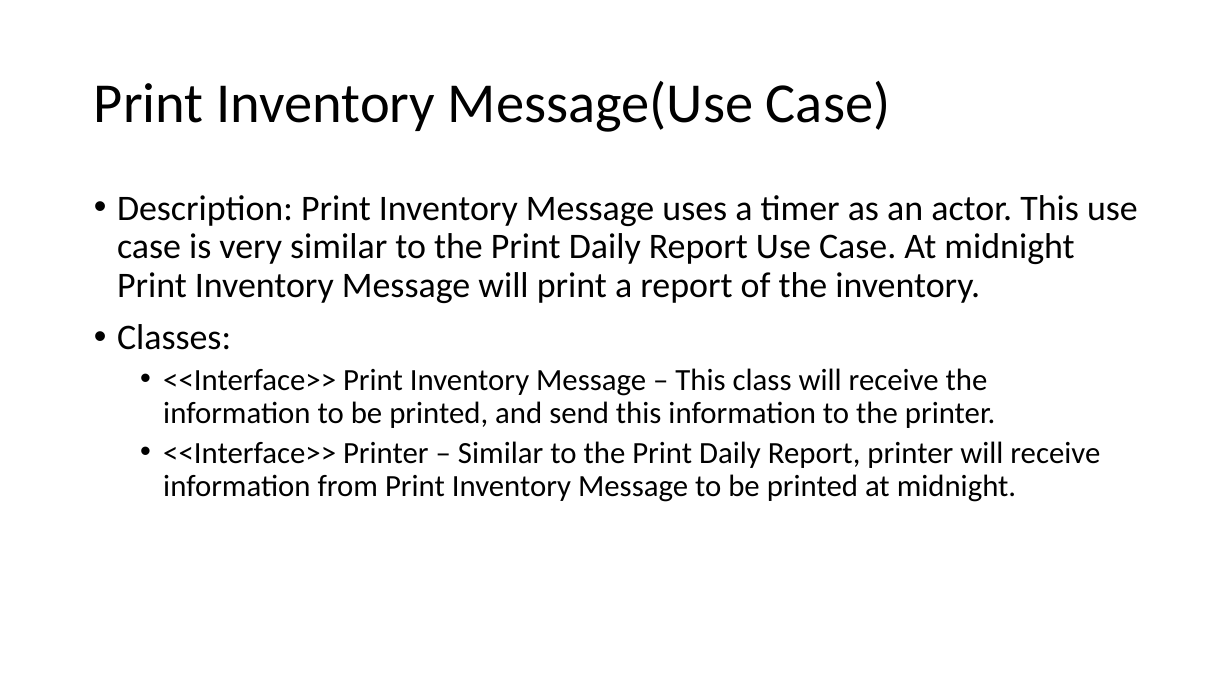
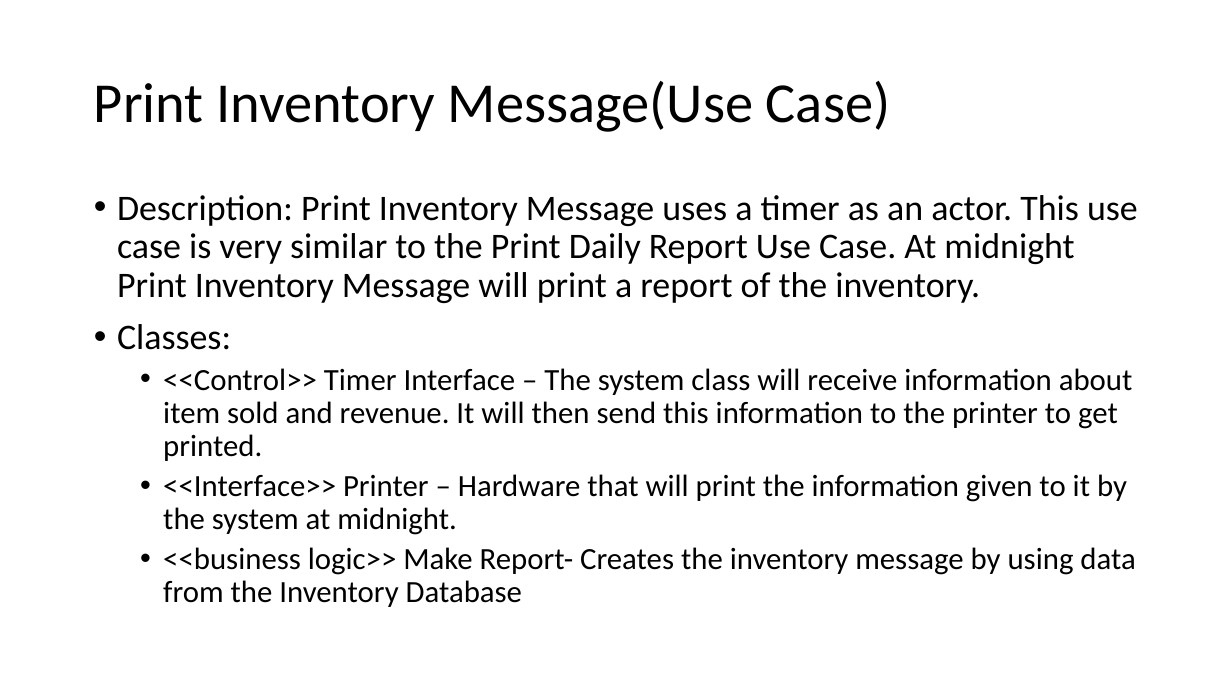
Before and after one commit to Mattjordan29/404ProjectNotFound, a slide deck: slide 26 of Automated Supermarket Checkout System (AutoScouts).pptx. Drawn at 1232x693 pixels with LibreOffice and Linux fonts; fonts in the diff are those of the drawing. Boxes give left, top, right and bottom in pixels: in the first picture for what was removed or moved away, otherwise in the second. Text is boxed around its words. In the diff, an @@ line names an element or a change of style, - is before the commit and + after.

```diff
--- a/Automated Supermarket Checkout System (AutoScouts).pptx
+++ b/Automated Supermarket Checkout System (AutoScouts).pptx
@@ text at (163,368,1135,607): text changed @@
-  • <<Interface>> Print Inventory Message – This class will receive the information to be printed, and send this information to the printer.
-  • <<Interface>> Printer – Similar to the Print Daily Report, printer will receive information from Print Inventory Message to be printed at midnight.
+  • <<Control>> Timer Interface – The system class will receive information about item sold and revenue. It will then send this information to the printer to get printed.
+  • <<Interface>> Printer – Hardware that will print the information given to it by the system at midnight.
+  • <<business logic>> Make Report- Creates the inventory message by using data from the Inventory Database
```
Also in this commit, not shown: 5 other slides changed.
